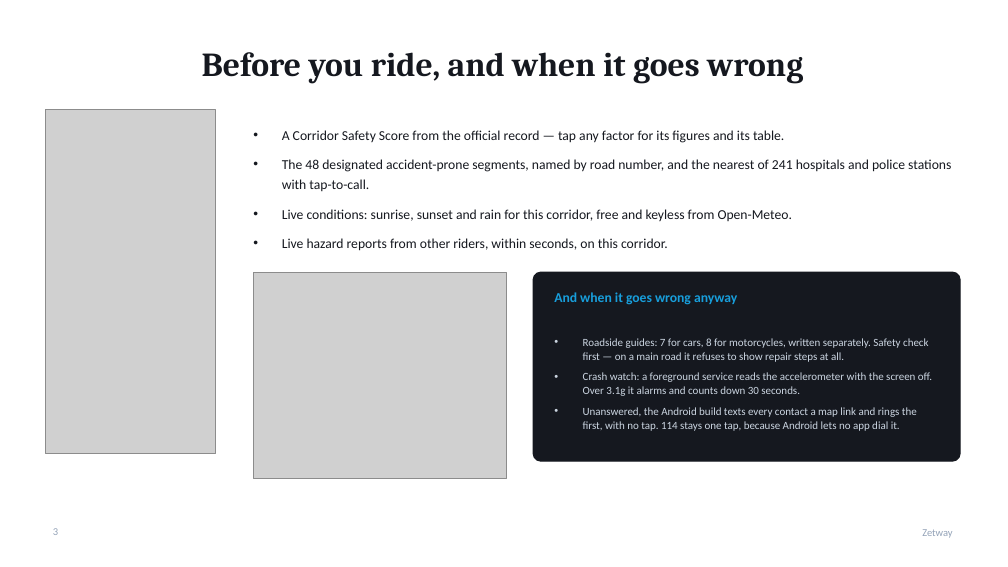
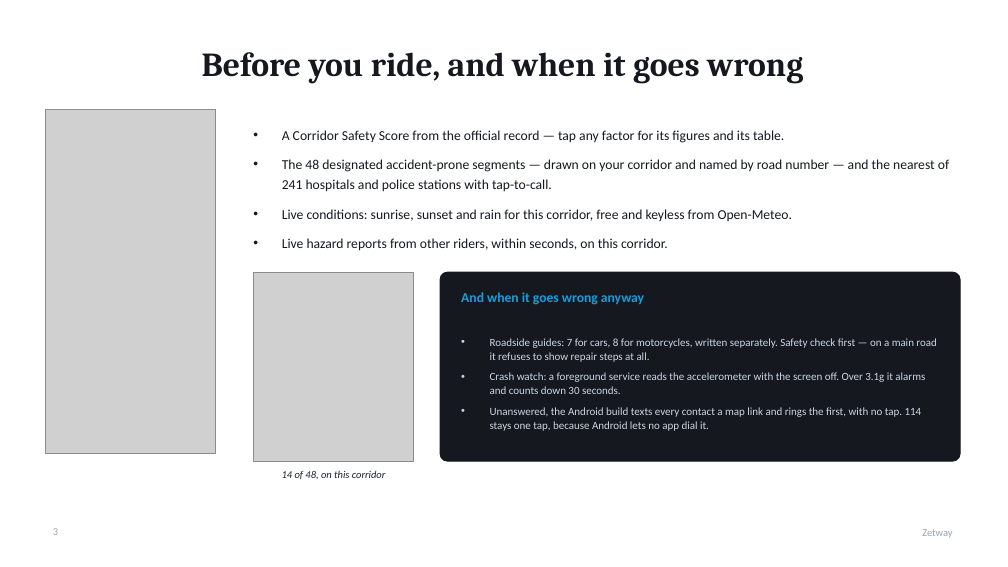
Before and after one commit to sahiljeebun132-dev/BackpropPirates, a slide deck: slide 3 of docs/Zetway-Pitch.pptx. Drawn at 1008x567 pixels with LibreOffice and Linux fonts; fonts in the diff are those of the drawing; grey boxes stand for pictures. Boxes give left, top, right and bottom in pixels: in the first picture for what was removed or moved away, otherwise in the second. Text is boxed around its words. In the diff, an @@ line names an element or a change of style, - is before the commit and + after.

```diff
--- a/docs/Zetway-Pitch.pptx
+++ b/docs/Zetway-Pitch.pptx
@@ text at bbox=[282, 159, 949, 192]: text changed @@
-• The 48 designated accident-prone segments, named by road number, and the nearest of 241 hospitals and police stations with tap-to-call.
+• The 48 designated accident-prone segments — drawn on your corridor and named by road number — and the nearest of 241 hospitals and police stations with tap-to-call.
@@ picture: place and size @@
-picture at bbox=[253, 272, 507, 479]
+picture at bbox=[253, 272, 414, 461]
@@ rounded rectangle: place and size @@
-rounded rectangle at bbox=[533, 272, 960, 461]
+rounded rectangle at bbox=[440, 272, 960, 461]
@@ text "And when it goes wrong ...": place and size @@
-text "And when it goes wrong ..." at bbox=[554, 292, 737, 305]
+text "And when it goes wrong ..." at bbox=[461, 292, 644, 305]
@@ text "Roadside guides: 7 for cars, ..." rewrapped from bbox=[583, 338, 932, 431] to bbox=[490, 338, 936, 431] @@
@@ text added at bbox=[282, 470, 386, 479], 10 pt, text #1E2430, italic @@
+14 of 48, on this corridor
```
Also in this commit, not shown: 8 other files.
